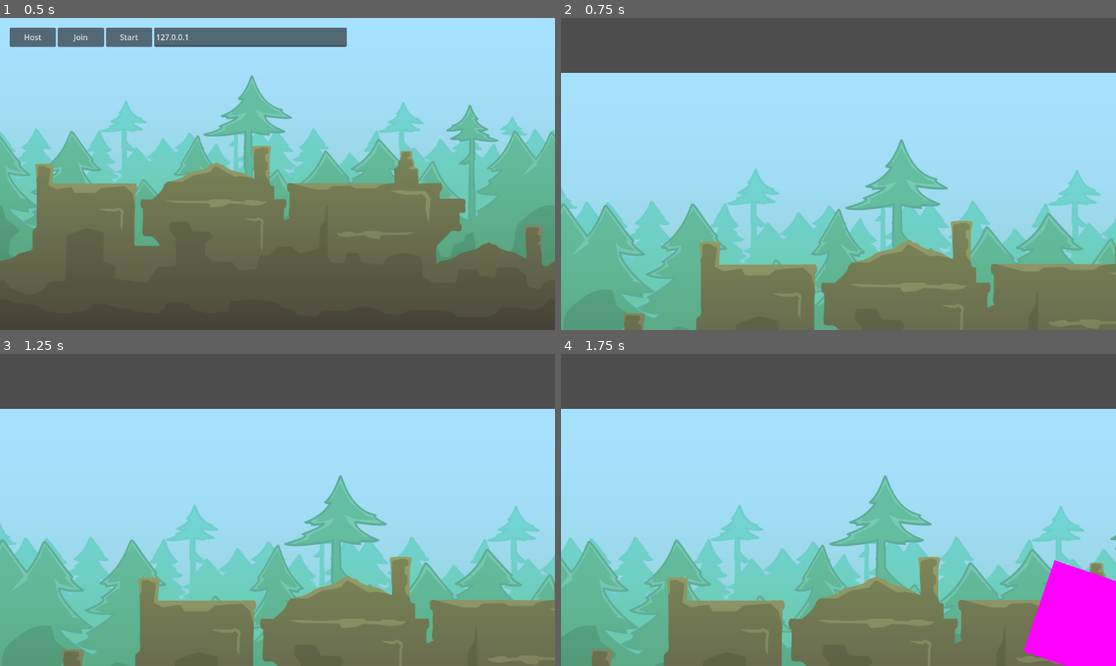
Above: before the commit, frames 1-4 (two rows, left to right).
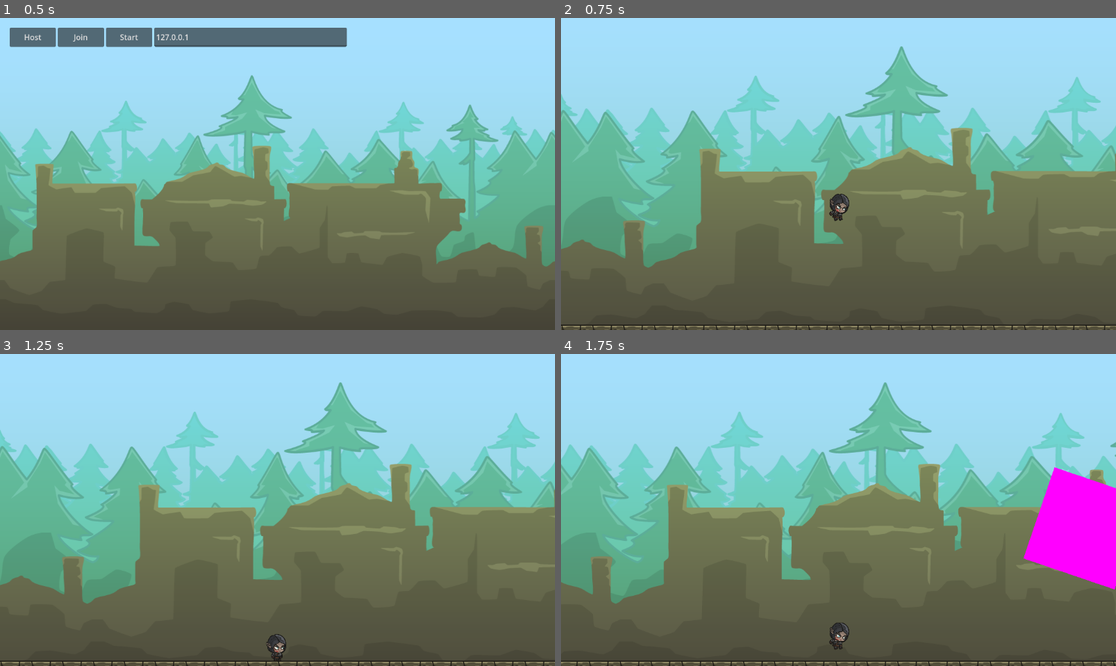
Above: after the commit, the same moments.

Repository: schwasam/godot-2d-multiplayer
Game: Godot game, scene res://menu/menu.tscn
Same seed, same stepped clock (60 frames per second), same inputs: the game is played once before the commit and once after it.
Inputs:
- Up to frame 1 (0.5 s): no input
- Up to frame 2 (0.75 s): click "Start" at 0.5 s
- Up to frame 3 (1.25 s): no input
- Up to frame 4 (1.75 s): hold D (move_right) from 1.28 s (still down); tap Space (jump) at 1.52 s

Frame 1 is identical in both runs. In frame 2, 83% of the frame differs, in the area x 0-100%, y 0-100%; in frame 3, 83%; in frame 4, 83%.

Commit message:
fix initial camera position; fix player spawning

Diff:
--- a/levels/level.gd
+++ b/levels/level.gd
@@ -1,13 +1,22 @@
 extends Node2D
 
 @export var player_scene: PackedScene
+
 @export var players_container: Node2D
+@export var player_spawner: MultiplayerSpawner
 @export var spawn_points: Array[Node2D]
+
+const HOST_PLAYER_ID = 1
 
 var next_spawn_point_index = 0
 
 
+func _enter_tree() -> void:
+	player_spawner.spawn_function = spawn_player
+
+
 func _ready() -> void:
+	# skip if not server
 	if not multiplayer.is_server():
 		return
 
@@ -16,28 +25,36 @@
 	for id in multiplayer.get_peers():
 		add_player(id)
 
-	# add player that hosts
-	add_player(1)
+	add_player(HOST_PLAYER_ID)
 
 
 func _exit_tree() -> void:
+	# skip if not connected
+	if multiplayer.multiplayer_peer == null:
+		return
+
+	# skip if not server
 	if not multiplayer.is_server():
 		return
 
 	multiplayer.peer_disconnected.disconnect(delete_player)
 
+
 func add_player(id):
-	var player_instance = player_scene.instantiate()
-	player_instance.position = get_spawn_point()
-	player_instance.name = str(id)
-	players_container.add_child(player_instance)
+	player_spawner.spawn(id)
 
 
 func delete_player(id):
 	if not players_container.has_node(str(id)):
 		return
+	players_container.get_node(str(id)).queue_free()
 
-	players_container.get_node(str(id)).queue_free()
+
+func spawn_player(id):
+	var player_instance = player_scene.instantiate()
+	player_instance.position = get_spawn_point()
+	player_instance.name = str(id)
+	players_container.add_child(player_instance)
 
 
 func get_spawn_point():
--- a/levels/level_01/level_01.tscn
+++ b/levels/level_01/level_01.tscn
@@ -72,24 +72,25 @@
 
 [sub_resource type="PlaceholderTexture2D" id="PlaceholderTexture2D_bx3es"]
 
-[node name="Level_01" type="Node2D" node_paths=PackedStringArray("players_container", "spawn_points")]
-position = Vector2(540, 220)
+[node name="Level_01" type="Node2D" node_paths=PackedStringArray("players_container", "player_spawner", "spawn_points")]
+position = Vector2(540, 27)
 script = ExtResource("1_vde5s")
 player_scene = ExtResource("4_20lng")
 players_container = NodePath("----- Players -----/Players")
+player_spawner = NodePath("----- Players -----/PlayerSpawner")
 spawn_points = [NodePath("----- Players -----/SpawnPoint_0"), NodePath("----- Players -----/SpawnPoint_1")]
 
 [node name="----- Environment -----" type="Node" parent="."]
 
 [node name="TileMap" type="TileMap" parent="----- Environment -----"]
-position = Vector2(540, 220)
+position = Vector2(540, 27)
 scale = Vector2(0.5, 0.5)
 tile_set = SubResource("TileSet_o3cb7")
 format = 2
 layer_0/tile_data = PackedInt32Array(-65536, 65536, 0, -65535, 65536, 0, -65534, 65536, 0, -65533, 65536, 0, -65532, 65 …(3268 unchanged characters)…
 
 [node name="DummyRectangle" type="RigidBody2D" parent="----- Environment -----"]
-position = Vector2(915, -498)
+position = Vector2(915, -691)
 
 [node name="CollisionShape2D" type="CollisionShape2D" parent="----- Environment -----/DummyRectangle"]
 scale = Vector2(10, 10)
@@ -104,6 +105,7 @@
 transform = Transform2D(1, 0, 0, 1, 0, -560)
 
 [node name="ParallaxTrees" type="ParallaxLayer" parent="----- Environment -----/ParallaxBackground"]
+position = Vector2(0, -193)
 motion_scale = Vector2(0.25, 1)
 motion_mirroring = Vector2(1334, 0)
 
@@ -112,6 +114,7 @@
 centered = false
 
 [node name="ParallaxHouses" type="ParallaxLayer" parent="----- Environment -----/ParallaxBackground"]
+position = Vector2(0, -193)
 motion_scale = Vector2(0.5, 1)
 motion_mirroring = Vector2(1334, 0)
 
@@ -122,6 +125,7 @@
 [node name="----- Players -----" type="Node" parent="."]
 
 [node name="Players" type="Node2D" parent="----- Players -----"]
+position = Vector2(0, -193)
 
 [node name="PlayerSpawner" type="MultiplayerSpawner" parent="----- Players -----"]
 _spawnable_scenes = PackedStringArray("res://player/player.tscn")
@@ -129,7 +133,7 @@
 spawn_limit = 2
 
 [node name="SpawnPoint_0" type="Node2D" parent="----- Players -----"]
-position = Vector2(171, 110)
+position = Vector2(171, -83)
 
 [node name="SpawnPoint_1" type="Node2D" parent="----- Players -----"]
-position = Vector2(465, 108)
+position = Vector2(465, -85)
--- a/lobby.gd
+++ b/lobby.gd
@@ -18,6 +18,7 @@
 	multiplayer.connected_to_server.connect(_on_connected_to_server)
 	multiplayer.connection_failed.connect(_on_connection_failed)
 	multiplayer.server_disconnected.connect(_on_server_disconnected)
+
 
 func create_game():
 	var peer = ENetMultiplayerPeer.new()
@@ -41,11 +42,13 @@
 func _on_player_connected(id):
 	_register_player.rpc_id(id, player_info)
 
+
 @rpc("any_peer", "reliable")
 func _register_player(new_player_info):
 	var new_player_id = multiplayer.get_remote_sender_id()
 	players[new_player_id] = new_player_info
 	player_connected.emit(new_player_id, new_player_info)
+
 
 func _on_player_disconnected(id):
 	players.erase(id)
@@ -57,6 +60,7 @@
 	players[peer_id] = player_info
 	player_connected.emit(peer_id, player_info)
 
+
 func _on_connection_failed():
 	multiplayer.multiplayer_peer = null
 
--- a/player/player.gd
+++ b/player/player.gd
@@ -12,19 +12,38 @@
 
 @onready var initial_sprite_scale = player_sprite.scale
 
+var owner_id = 1
 var jump_count = 0
 var camera_instance: Camera2D
 
 
-func _ready() -> void:
+func _enter_tree() -> void:
+	# print("Name: ", name)
+	owner_id = name.to_int()
+	set_multiplayer_authority(owner_id)
+	if owner_id != multiplayer.get_unique_id():
+		return
+
 	set_up_camera()
 
 
 func _process(_delta: float) -> void:
+	# skip if not connected
+	if multiplayer.multiplayer_peer == null:
+		return
+
+	# skip if not my player
+	if owner_id != multiplayer.get_unique_id():
+		return
+
 	update_camera_pos()
 
 
 func _physics_process(_delta: float) -> void:
+	# skip if not my player
+	if owner_id != multiplayer.get_unique_id():
+		return
+
 	var horizontal_input = (
 		Input.get_action_strength("move_right")
 		- Input.get_action_strength("move_left")
--- a/player/player.tscn
+++ b/player/player.tscn
@@ -303,6 +303,17 @@
 "speed": 24.0
 }]
 
+[sub_resource type="SceneReplicationConfig" id="SceneReplicationConfig_swpgw"]
+properties/0/path = NodePath(".:position")
+properties/0/spawn = true
+properties/0/replication_mode = 1
+properties/1/path = NodePath("AnimatedSprite2D:animation")
+properties/1/spawn = true
+properties/1/replication_mode = 1
+properties/2/path = NodePath("AnimatedSprite2D:scale")
+properties/2/spawn = true
+properties/2/replication_mode = 1
+
 [node name="Player" type="CharacterBody2D" node_paths=PackedStringArray("player_sprite")]
 script = ExtResource("1_au4p0")
 player_camera = ExtResource("2_rqojt")
@@ -320,4 +331,7 @@
 autoplay = "idle"
 frame_progress = 0.0566005
 
+[node name="MultiplayerSynchronizer" type="MultiplayerSynchronizer" parent="."]
+replication_config = SubResource("SceneReplicationConfig_swpgw")
+
 [connection signal="animation_finished" from="AnimatedSprite2D" to="." method="_on_animated_sprite_2d_animation_finished"]
--- a/project.godot
+++ b/project.godot
@@ -23,6 +23,10 @@
 
 window/size/resizable=false
 
+[dotnet]
+
+project/assembly_name="Godot Multiplayer"
+
 [input]
 
 move_right={
Not shown: 1 places in player/player.tscn that only renumber resources
